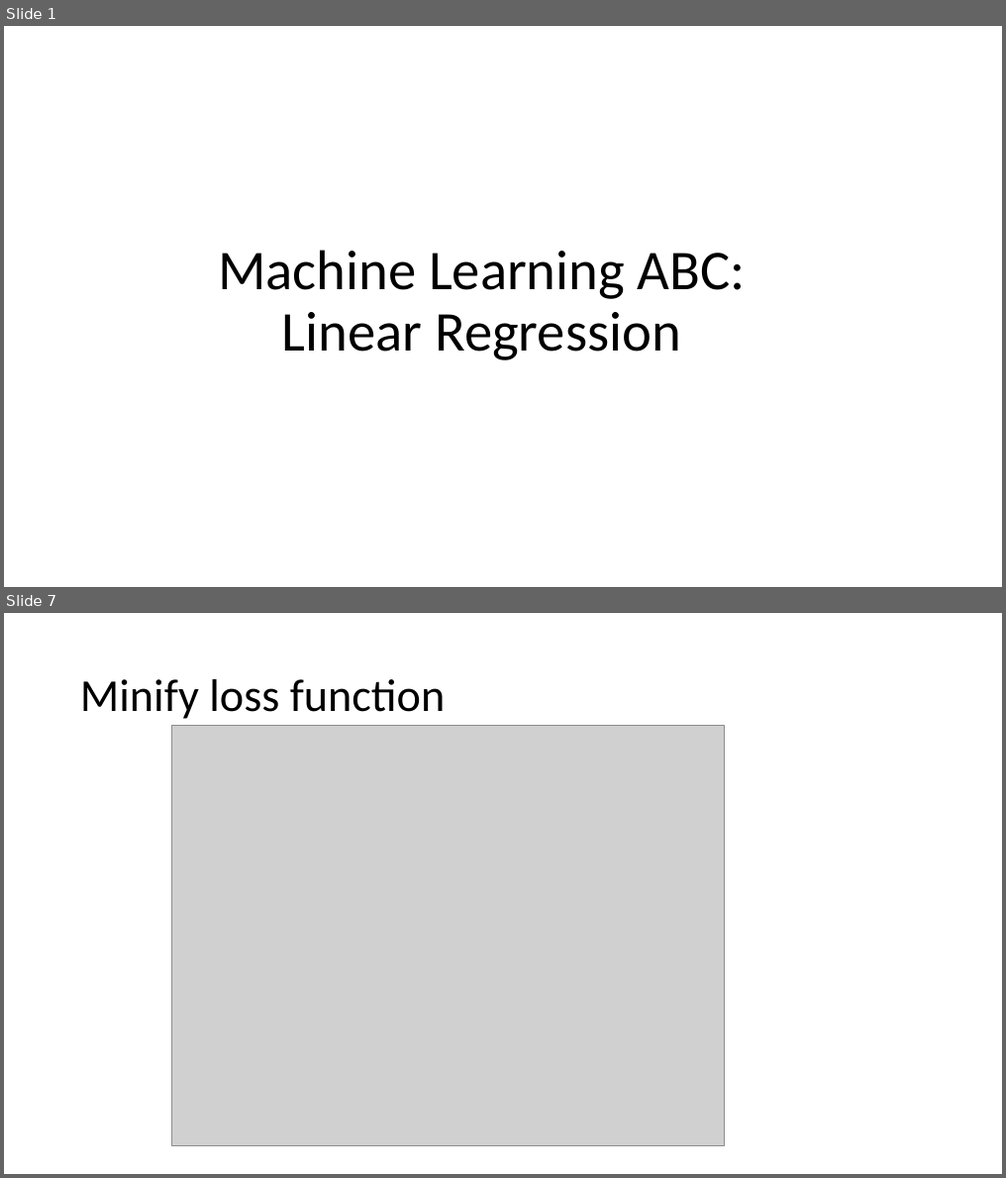
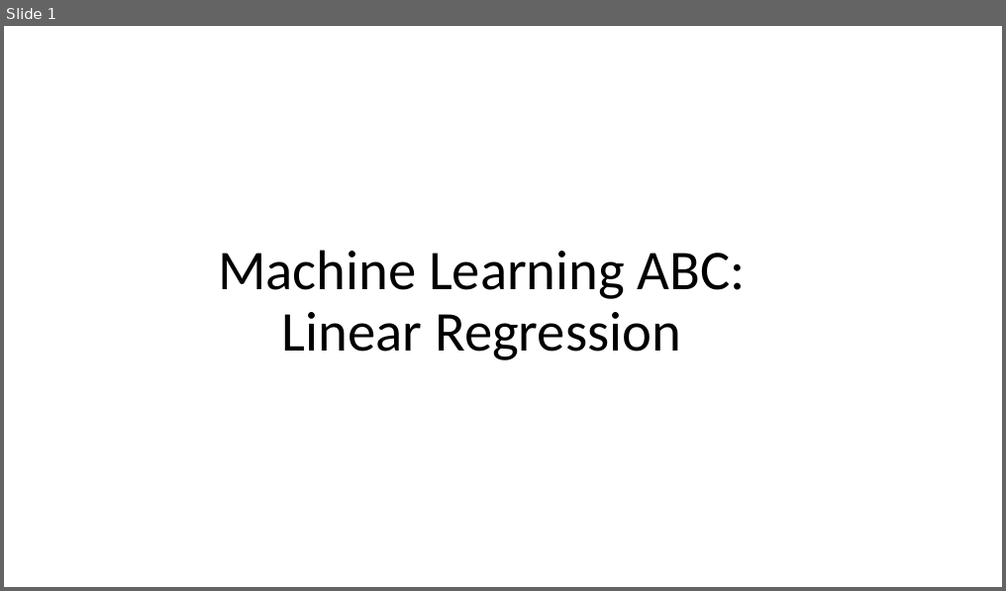
Before and after one commit to lekhasy/ML-presentation, a slide deck: presentation.pptx. Shown one above the other, each under a label of ours: slides 1 and 7 before the commit, slide 1 after it; the slides between them are not shown. The pictures are 1006x1178 and 1006x591 pixels, drawn with LibreOffice and Linux fonts; fonts in the diff are those of the drawing; grey boxes stand for pictures. Boxes give left, top, right and bottom in pixels: in the first picture for what was removed or moved away, otherwise in the second. Text is boxed around its words. In the diff, an @@ line names an element or a change of style, - is before the commit and + after.

```diff
--- a/presentation.pptx
+++ b/presentation.pptx
@@ slide 7 removed at bbox=[4, 613, 1002, 1174], background #FFFFFF @@
@@ title removed at bbox=[80, 679, 445, 719] @@
-Minify loss function
@@ picture removed at bbox=[171, 725, 725, 1146] @@
```
Also in this commit, not shown: 4 slides changed, 8 slides added, 1 other slide removed.
